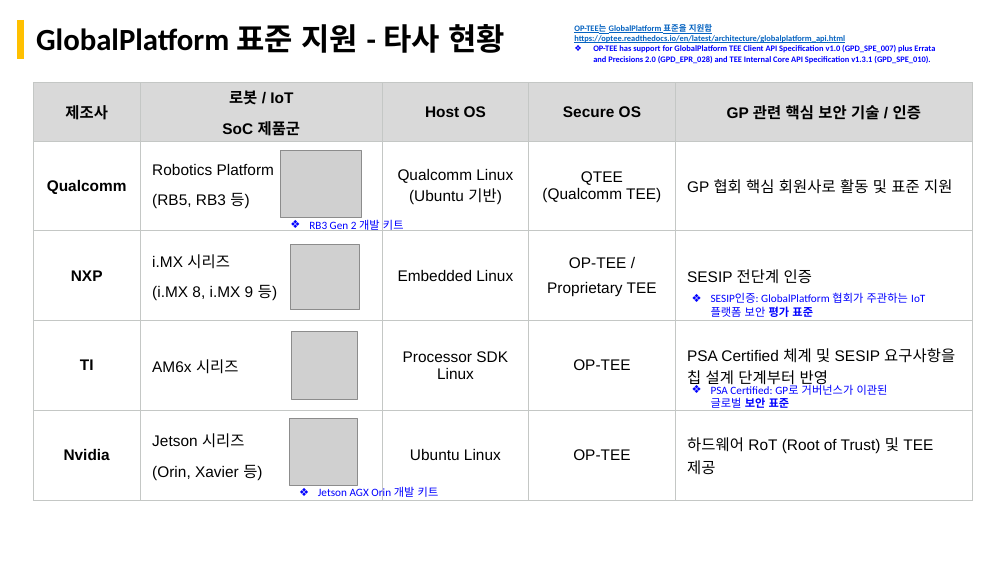
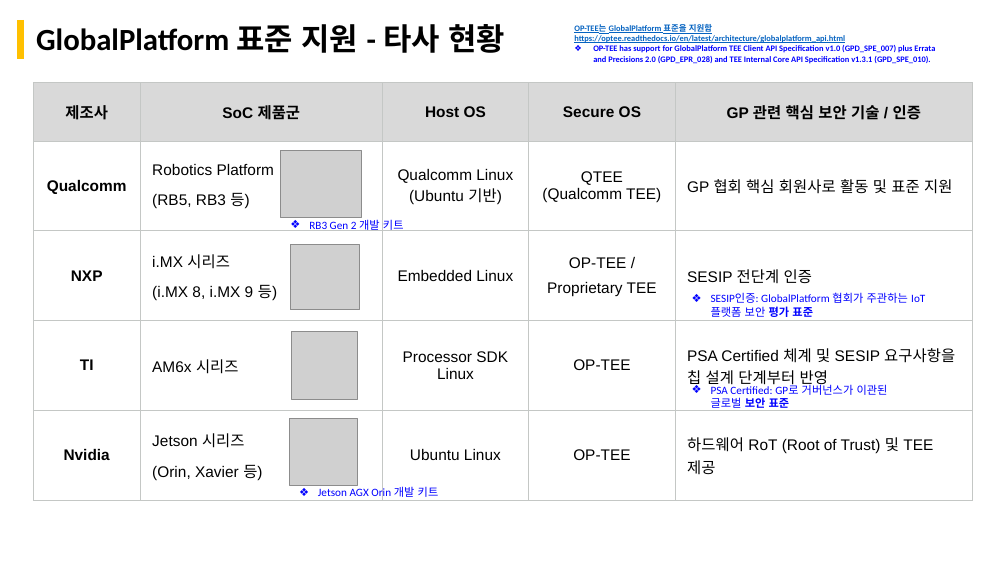
Before and after one commit to boram1288/test-p, a slide deck: slide 1 of ppt/SW_Architect_개인과제_appendix.pptx (slide 2 before the commit). Drawn at 1008x567 pixels with LibreOffice and Linux fonts; fonts in the diff are those of the drawing; grey boxes stand for pictures. Boxes give left, top, right and bottom in pixels: in the first picture for what was removed or moved away, otherwise in the second. Text is boxed around its words. In the diff, an @@ line names an element or a change of style, - is before the commit and + after.

```diff
--- a/ppt/SW_Architect_개인과제_appendix.pptx
+++ b/ppt/SW_Architect_개인과제_appendix.pptx
@@ table at (x1=33, y1=83, x2=972, y2=500) @@
-row 1, column 2: 로봇 / IoT / SoC 제품군
+row 1, column 2: SoC 제품군
```
Also in this commit, not shown: 1 other slide changed, 5 other files.
